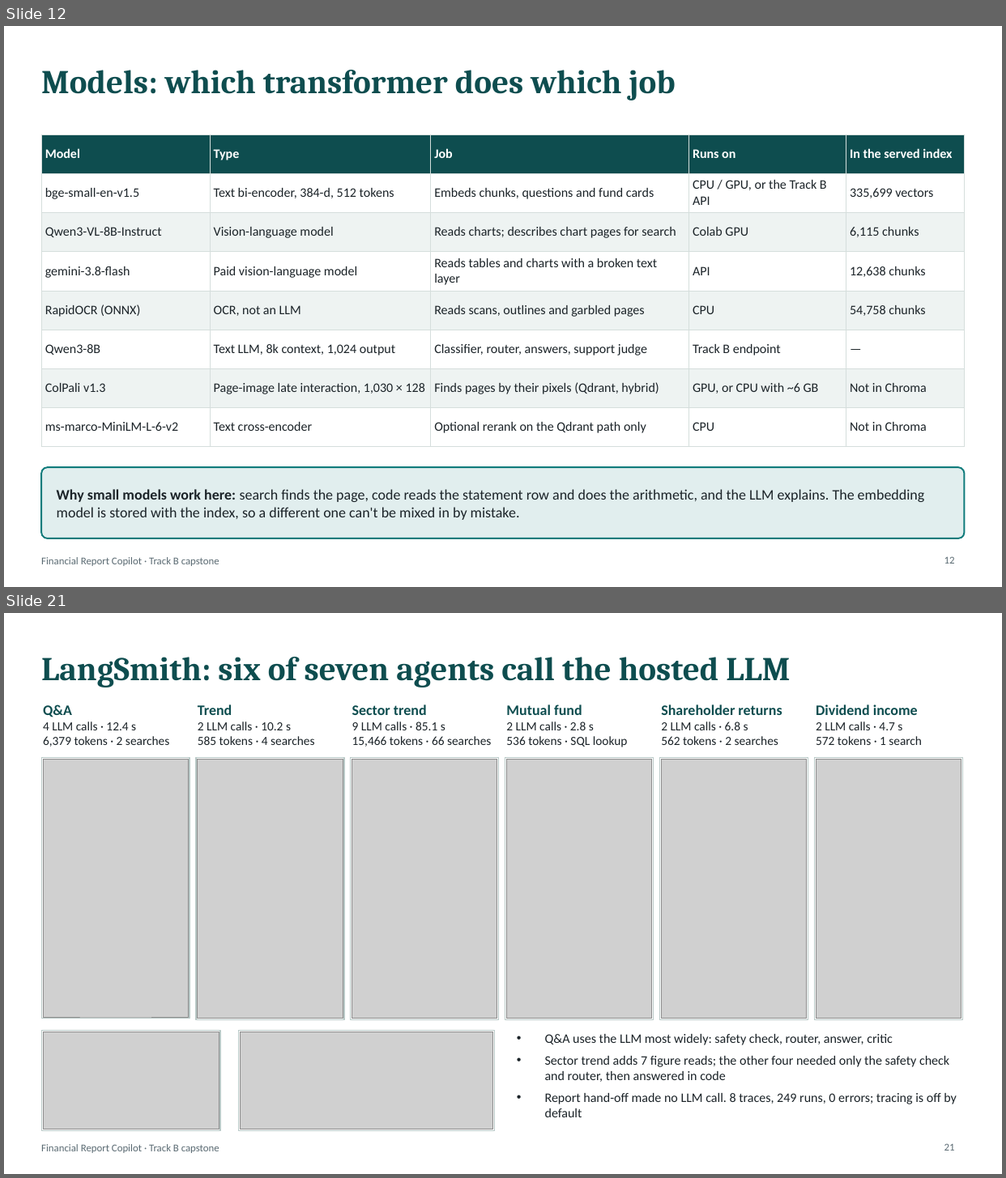
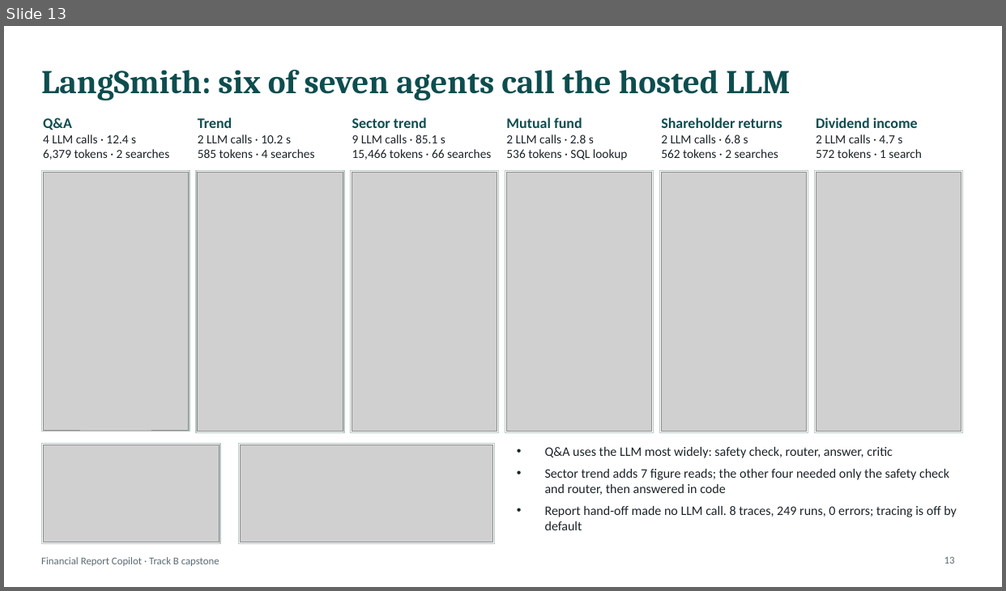
Before and after one commit to rama159065/Capstone, a slide deck: Financial_Report_Copilot_Technical_Deck.pptx. Shown one above the other, each under a label of ours: slides 12 and 21 before the commit, slide 13 after it; the slides between them are not shown. The pictures are 1006x1178 and 1006x591 pixels, drawn with LibreOffice and Linux fonts; fonts in the diff are those of the drawing; grey boxes stand for pictures. Boxes give left, top, right and bottom in pixels: in the first picture for what was removed or moved away, otherwise in the second. Text is boxed around its words. In the diff, an @@ line names an element or a change of style, - is before the commit and + after.

```diff
--- a/Financial_Report_Copilot_Technical_Deck.pptx
+++ b/Financial_Report_Copilot_Technical_Deck.pptx
@@ slide 12 removed at box(4, 26, 1002, 587), background #FFFFFF; not listed: 1 template element that a slide beside it also shows @@
@@ title removed at box(41, 70, 675, 101) @@
-Models: which transformer does which job
@@ table removed at box(41, 135, 965, 446), 8 rows, 5 columns @@
-Model | Type | Job | Runs on | In the served index
-bge-small-en-v1.5 | Text bi-encoder, 384-d, 512 tokens | Embeds chunks, questions and fund cards | CPU / GPU, or the Track B API | 335,699 vectors
-Qwen3-VL-8B-Instruct | Vision-language model | Reads charts; describes chart pages for search | Colab GPU | 6,115 chunks
-gemini-3.8-flash | Paid vision-language model | Reads tables and charts with a broken text layer | API | 12,638 chunks
-RapidOCR (ONNX) | OCR, not an LLM | Reads scans, outlines and garbled pages | CPU | 54,758 chunks
-Qwen3-8B | Text LLM, 8k context, 1,024 output | Classifier, router, answers, support judge | Track B endpoint | —
-ColPali v1.3 | Page-image late interaction, 1,030 × 128 | Finds pages by their pixels (Qdrant, hybrid) | GPU, or CPU with ~6 GB | Not in Chroma
-ms-marco-MiniLM-L-6-v2 | Text cross-encoder | Optional rerank on the Qdrant path only | CPU | Not in Chroma
@@ rounded rectangle removed at box(41, 467, 965, 539) @@
@@ text removed at box(57, 489, 925, 520) @@
-Why small models work here: search finds the page, code reads the statement row and does the arithmetic, and the LLM explains. The embedding model is stored with the index, so a different one can't be mixed in by mistake.
@@ page number removed at box(944, 557, 955, 564) @@
-12
@@ what was slide 21 is now slide 13 @@
@@ page number at box(944, 557, 955, 564): text changed @@
-21
+13
```
Also in this commit, not shown: 14 slides changed, 1 slide added, 16 other slides removed, 1 other file.
